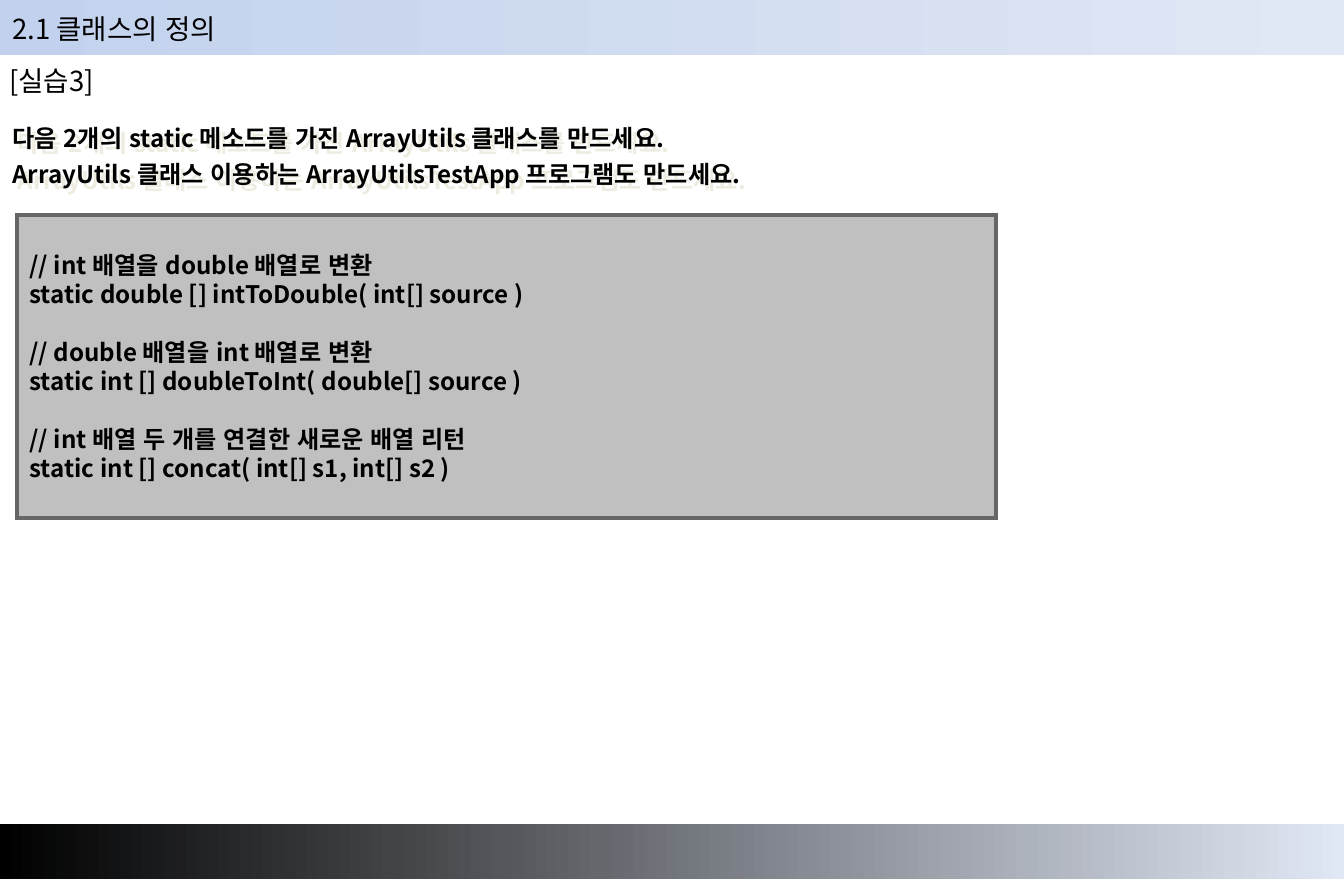
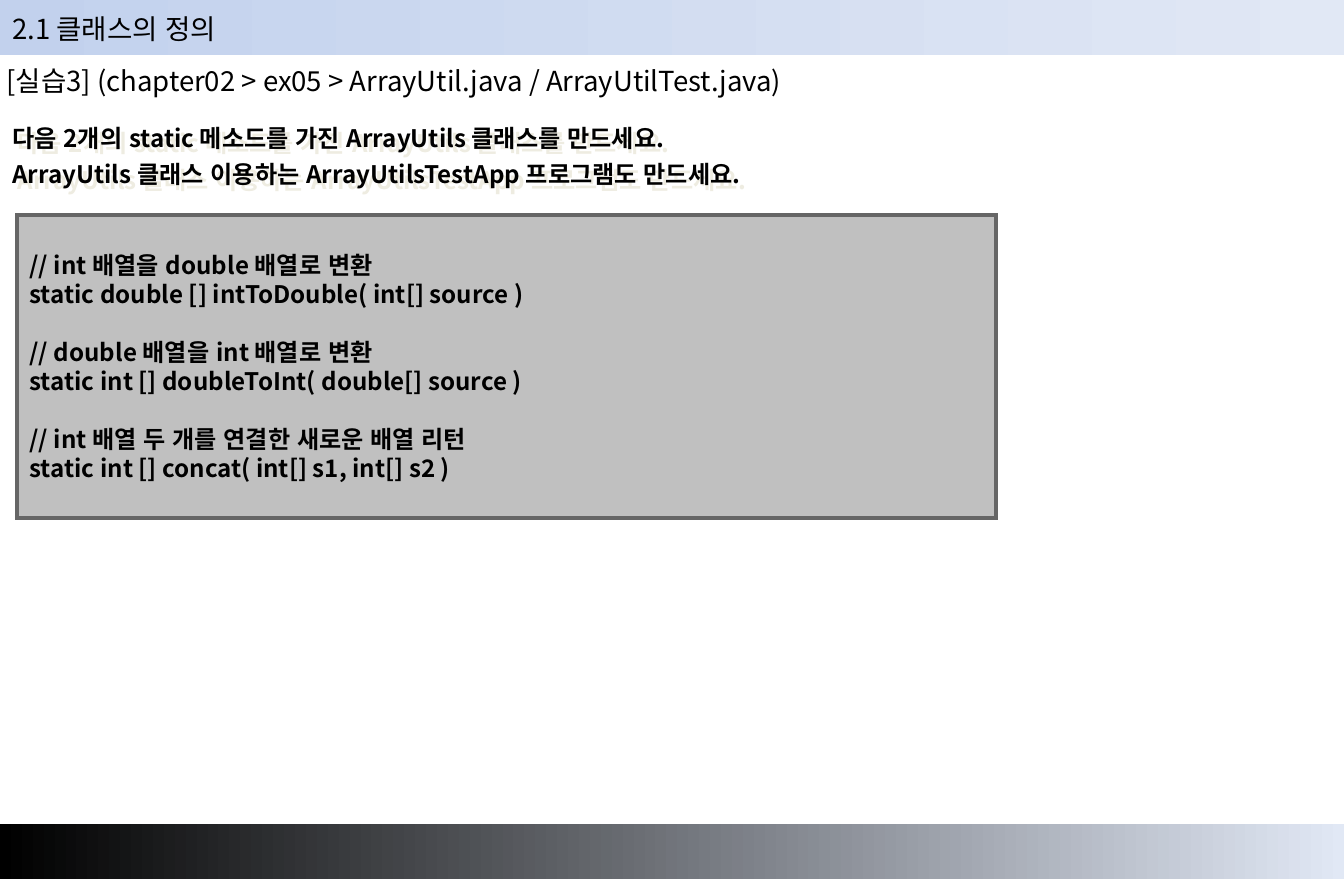
Before and after one commit to young0715/chapter02, a slide deck: slide 24 of src/03.Java기본-객체지향프로그래밍.ppt. Drawn at 1344x879 pixels with LibreOffice and Linux fonts; fonts in the diff are those of the drawing. Boxes give left, top, right and bottom in pixels: in the first picture for what was removed or moved away, otherwise in the second. Text is boxed around its words. In the diff, an @@ line names an element or a change of style, - is before the commit and + after.

```diff
--- a/src/03.Java기본-객체지향프로그래밍.ppt
+++ b/src/03.Java기본-객체지향프로그래밍.ppt
@@ text at [7, 68, 781, 98]: text changed @@
-[실습3]
+[실습3] (chapter02 > ex05 > ArrayUtil.java / ArrayUtilTest.java)
```
Also in this commit, not shown: 1 other slide changed, 11 other files.
